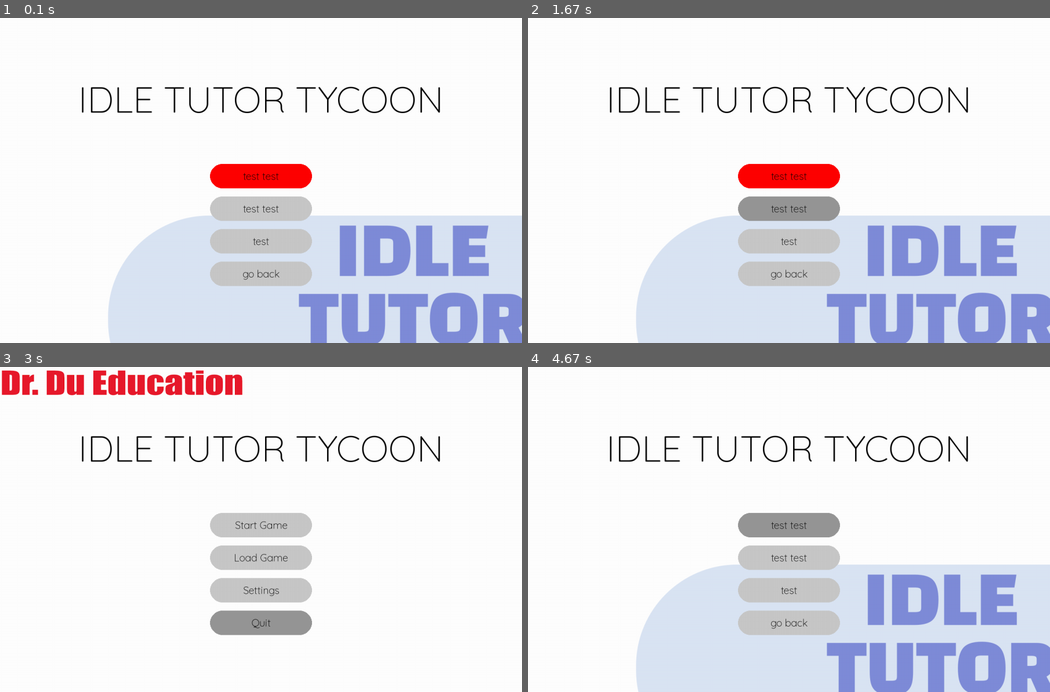
Above: before the commit, frames 1-4 (two rows, left to right).
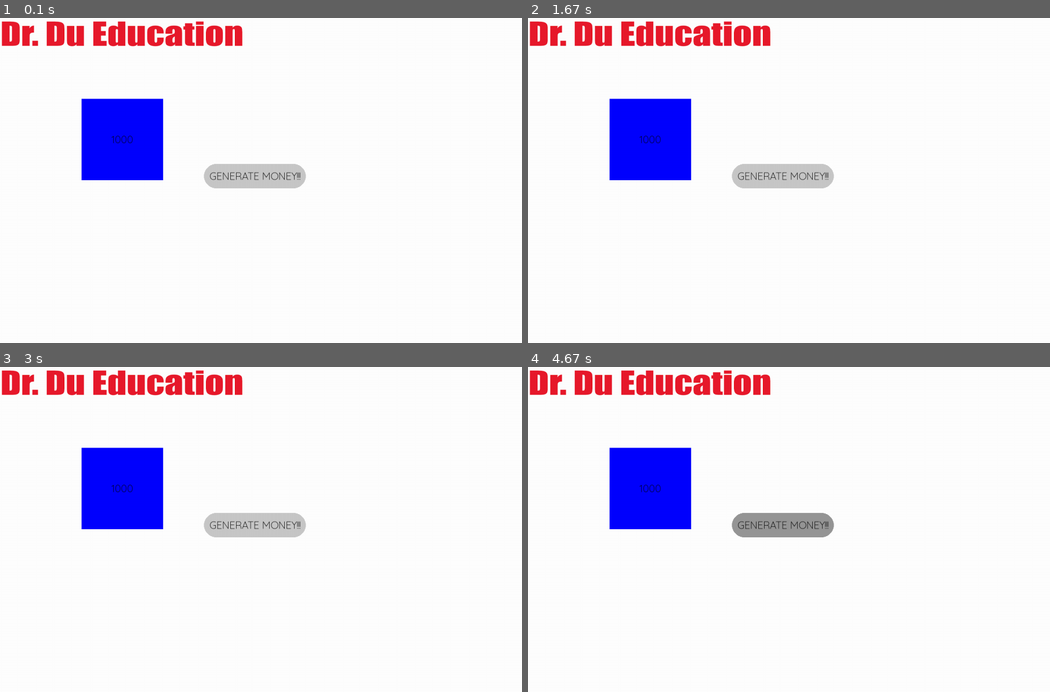
Above: after the commit, the same moments.

Repository: danzzzg1432/2025-major-work
Game: pygame game, started from main.py
Same seed, same stepped clock (60 frames per second), same inputs: the game is played once before the commit and once after it.
Inputs (mouse positions are in pixels of both pictures, inside the frame that each line leads up to):
- Up to frame 1 (0.1 s): no input
- Up to frame 2 (1.67 s): click (789, 180) at 0.38 s; click (789, 203) at 0.72 s
- Up to frame 3 (3 s): click (255, 526) at 2.05 s, where only the run after the commit has a clickable "GENERATE MONEY!!!"; click (234, 614) at 2.38 s
- Up to frame 4 (4.67 s): click (783, 526) at 3.22 s, where only the run after the commit has a clickable "GENERATE MONEY!!!"; click (924, 500) at 3.55 s; click (783, 526) at 4.38 s, where only the run after the commit has a clickable "GENERATE MONEY!!!"

The runs differ from the first frame. In frame 1, 40% of the frame differs, in the area x 0-100%, y 1-100%; in frame 2, 40%; in frame 3, 9.4%; in frame 4, 38%.

Commit message:
Enhances button functionality and adds testing state
Introduces callback support for buttons to encapsulate actions.
Adds a new 'Testing' game state with UI elements and functionality.
Refactors MainMenu and GameMenu to utilise button callbacks.
Introduces CreateFrect class for flexible screen element rendering.
Adds initial setup for money display and updates in Testing state.

Improves code organisation and debugging capabilities.

Diff:
--- a/game_classes.py
+++ b/game_classes.py
@@ -3,30 +3,35 @@
 import sys
 # Button Class
 class Button: # global button class
-    def __init__(self, x, y, width, height, text, background_colour, font, text_colour):
+    def __init__(self, x, y, width, height, text, background_colour, font, text_colour, callback=None):
         self.rect = pygame.Rect(x, y, width, height)
         self.text = text
         self.colour = background_colour
         self.initial_colour = background_colour
         self.font = font
         self.text_colour = text_colour
-
-    def draw(self, screen):
+        self.callback = callback # calls a pre-defined function when a button is clicked, encapsulates button actions inside the button class itself
+
+    def draw(self, screen): # draws the button on the screen
         pygame.draw.rect(screen, self.colour, self.rect, border_radius=30)
         text_surf = self.font.render(self.text, True, self.text_colour)
         text_rect = text_surf.get_rect(center=self.rect.center)
         screen.blit(text_surf, text_rect)
 
-    def is_hovered(self, pos):
+    def is_hovered(self, pos): # checks if the mouse is hovering over the button
         return self.rect.collidepoint(pos)
+
+    def click(self): # calls the callback function when the button is clicked
+        if self.callback:
+            self.callback()
 
 class Generator:
     def __init__(self, name, rate, price, level=1, amount=0):
         self.rate = rate
         self.name = name
+        self.price = price
         self.level = level
         self.amount = amount
-        self.price = price
 
     def increase_amount(self):
         self.amount += 1
@@ -49,14 +54,13 @@
     def get_money(self):
         return self.money
 
-    def set_money(self, money):
-        self.money = money
-
+    def set_money(self, new_money):
+        self.money = new_money
 
 # Screens and Menus
 class StateManager: # global state manager
     def __init__(self, screen):
-        self.state = GAME_MENU # set initial state to main menu (for now)
+        self.state = TESTING # set initial state to main menu (for now)
         self.states = {
             MAIN_MENU: MainMenu(screen, self),
             GAME_MENU: GameMenu(screen, self),
@@ -65,6 +69,7 @@
             LOGIN_MENU: LoginMenu(screen, self),
             REGISTER_MENU: RegisterMenu(screen, self),
             HELP_MENU: HelpMenu(screen, self),
+            TESTING: Testing(screen, user, self)
             }
 
 
@@ -73,16 +78,13 @@
         pygame.display.set_caption(f"{GAME_TITLE} - {new_state.replace('_', ' ').title()}") # set the window title to the current state
 
 
-    def get_state(self): # get the current state of the game
+    def get_state(self): # get the current state of the game as a string.
         return self.state
 
-    # def register_state(self, state_name, state_object): # register a new state
-    #     self.states[state_name] = state_object
-
-    def get_state_object(self, state_name): # get the state object of a specific state (use case: returns current state object for the screen)
+    def get_state_object(self, state_name): # get the actual state OBJECT of a specific state
         return self.states.get(state_name, None)
 
-    def __str__(self):
+    def __str__(self): # debugging line to print all states and their types
         state_names = {key: type(value).__name__ for key, value in self.states.items()}
         return f"Current States: {self.state}, States: {state_names}" # debugging line
 class MainMenu: # Main menu class
@@ -99,16 +101,15 @@
         self.screen.blit(title_surf, title_rect)
 
 
-    def create_buttons(self):
-        main_button_x = (SCREEN_WIDTH - BUTTON_WIDTH) // 2
+    def create_buttons(self): # probably not the most optimised way to carry about this but its ok
         return [
-            Button(main_button_x, 360, BUTTON_WIDTH, BUTTON_HEIGHT, "Start Game", GRAY, self.button_font, BLACK),
-            Button(main_button_x, 440, BUTTON_WIDTH, BUTTON_HEIGHT, "Load Game", GRAY, self.button_font, BLACK),
-            Button(main_button_x, 520, BUTTON_WIDTH, BUTTON_HEIGHT, "Settings", GRAY, self.button_font, BLACK),
-            Button(main_button_x, 600, BUTTON_WIDTH, BUTTON_HEIGHT, "Quit", GRAY, self.button_font, BLACK)
+            Button(main_button_x, 360, BUTTON_WIDTH, BUTTON_HEIGHT, "Start Game", GRAY, self.button_font, BLACK, callback=lambda: self.state_manager.set_state(GAME_MENU)),
+            Button(main_button_x, 440, BUTTON_WIDTH, BUTTON_HEIGHT, "Load Game", GRAY, self.button_font, BLACK, callback=self.load_game),
+            Button(main_button_x, 520, BUTTON_WIDTH, BUTTON_HEIGHT, "Settings", GRAY, self.button_font, BLACK, callback=self.settings),
+            Button(main_button_x, 600, BUTTON_WIDTH, BUTTON_HEIGHT, "Quit", GRAY, self.button_font, BLACK, callback=self.quit_game)
         ]
 
-    def handle_events(self, events):
+    def handle_events(self, events): # handle events for the main menu
         for event in events:
             if event.type == pygame.QUIT:
                 pygame.quit()
@@ -117,15 +118,7 @@
                 mouse_pos = pygame.mouse.get_pos()
                 for button in self.buttons:
                     if button.is_hovered(mouse_pos):
-                        if button.text == "Quit":
-                            pygame.quit()
-                            sys.exit()
-                        elif button.text == "Start Game":
-                            self.state_manager.set_state(GAME_MENU)  # Start the game
-                        elif button.text == "Settings":
-                            pass
-                        elif button.text == "Load Game":
-                            pass
+                        button.click()
         return True
 
     def update(self):
@@ -143,6 +136,17 @@
         for button in self.buttons:
             button.draw(self.screen)
         pygame.display.flip()
+
+    def load_game(self):
+        pass
+
+    def settings(self):
+        pass
+
+    def quit_game(self):
+        pygame.quit()
+        sys.exit()
+
 class GameMenu: # Game menu class, mostly placeholder for now
     def __init__(self, screen, state_manager):
         self.screen = screen
@@ -160,10 +164,10 @@
     def create_buttons(self):
         main_button_x = (SCREEN_WIDTH - BUTTON_WIDTH) // 2
         return [
-            Button(main_button_x, 360, BUTTON_WIDTH, BUTTON_HEIGHT, "test test", "Red", self.button_font, BLACK),
-            Button(main_button_x, 440, BUTTON_WIDTH, BUTTON_HEIGHT, "test test", GRAY, self.button_font, BLACK),
-            Button(main_button_x, 520, BUTTON_WIDTH, BUTTON_HEIGHT, "test", GRAY, self.button_font, BLACK),
-            Button(main_button_x, 600, BUTTON_WIDTH, BUTTON_HEIGHT, "go back", GRAY, self.button_font, BLACK)
+            Button(main_button_x, 360, BUTTON_WIDTH, BUTTON_HEIGHT, "test test", "Red", self.button_font, BLACK,callback=None),
+            Button(main_button_x, 440, BUTTON_WIDTH, BUTTON_HEIGHT, "test test", GRAY, self.button_font, BLACK,callback=None),
+            Button(main_button_x, 520, BUTTON_WIDTH, BUTTON_HEIGHT, "test", GRAY, self.button_font, BLACK,callback=None),
+            Button(main_button_x, 600, BUTTON_WIDTH, BUTTON_HEIGHT, "go back", GRAY, self.button_font, BLACK,callback=lambda: self.state_manager.set_state(MAIN_MENU)) # lambda creates a temp anonymous function
         ]
 
     def handle_events(self, events):
@@ -175,8 +179,7 @@
                 mouse_pos = pygame.mouse.get_pos()
                 for button in self.buttons:
                     if button.is_hovered(mouse_pos):
-                        if button.text == "go back":
-                            self.state_manager.set_state(MAIN_MENU)  # Go back to main menu
+                        button.click()
         return True
 
     def update(self):
@@ -281,10 +284,77 @@
         self.screen.fill(GRAY)
         pygame.display.flip()
 
-
-# class Testing:
-#     def __init__(self):
-#         self.buttons = self.create_buttons()
-
-
-#     def create_buttons(self):
+class CreateFrect:
+    def __init__(self, x, y, width, height, colour, image_path=None, id=None):
+        self.frect = pygame.FRect(x,y,width,height)
+        self.colour = colour
+        self.image = None
+        self.id = id
+
+        if image_path: # if an image path is provided, load the image and scale it to the size of the rect
+            self.image = pygame.image.load(image_path).convert_alpha()
+            self.image = pygame.transform.scale(self.image, (width, height))
+
+    def draw(self, screen): # draw the rect on the screen
+        if self.image:
+            screen.blit(self.image, self.frect)
+        else:
+            pygame.draw.rect(screen, self.colour, self.frect)
+
+
+# testing generator class with a temp menu + sort of randomly testing stuff too
+user = User(1000)
+andyparam = Generator("Andy Param", 10, 100, 1, 1)
+class Testing:
+    def __init__(self, screen, user, state_manager):
+        self.screen = screen
+        self.state_manager = state_manager
+        self.button_font = pygame.font.Font(LOGO_FONT, MAIN_MENU_BUTTON_SIZE)
+        self.buttons = self.create_buttons()
+        self.user = user
+        self.screen_elements = {
+            "money_display": CreateFrect(200, 200, 200, 200, "Blue", id="money_display",)
+        }
+
+    def create_buttons(self):
+        return [
+            Button(500, 360, BUTTON_WIDTH, BUTTON_HEIGHT, "GENERATE MONEY!!!", GRAY, self.button_font, BLACK, callback=None),
+            ]
+
+    def handle_events(self, events):
+        for event in events:
+            if event.type == pygame.QUIT:
+                pygame.quit()
+                sys.exit()
+            elif event.type == pygame.MOUSEBUTTONDOWN:
+                mouse_pos = pygame.mouse.get_pos()
+                for button in self.buttons:
+                    if button.is_hovered(mouse_pos):
+                        button.click()
+        return True
+
+
+    def update(self):
+        mouse_pos = pygame.mouse.get_pos()
+        for button in self.buttons:
+            if button.is_hovered(mouse_pos):
+                button.colour = DARK_GRAY
+            else:
+                button.colour = button.initial_colour
+
+    def render(self):
+        self.screen.fill(WHITE)  # Set background colour
+        self.screen.blit(main_menu_background) # load background image
+
+        for button in self.buttons:
+            button.draw(self.screen)
+        for element in self.screen_elements.values():
+            element.draw(self.screen)
+        user_money = self.button_font.render(str(user.money), True, "Black")
+
+        money_display_rect = self.screen_elements.get("money_display").frect # TODO FOR TOMORROW: get the rect of the money display and render the money in the middle of it, and create some method or function to update the money display rect in the screen_elements dict, so that it can be used in other menus too.
+        user_money_rect = user_money.get_rect(center=money_display_rect.center)
+        self.screen.blit(user_money, user_money_rect)  # render the money display centered in the rect
+
+
+        pygame.display.flip()
--- a/game_constants.py
+++ b/game_constants.py
@@ -31,6 +31,7 @@
 BUTTON_HEIGHT = 60
 BUTTON_SPACING = 20
 BUTTON_BORDER_RADIUS = 15
+main_button_x = (SCREEN_WIDTH - BUTTON_WIDTH) // 2
 
 # Game settings
 STARTING_MONEY = 1000
@@ -56,6 +57,7 @@
 LOGIN_MENU = "login_menu"
 REGISTER_MENU = "register_menu"
 HELP_MENU = "help_menu"
+TESTING = "testing"
 
 
 # Load Images
--- a/main.py
+++ b/main.py
@@ -11,32 +11,8 @@
 state_manager = StateManager(screen)
 pygame.display.set_caption(f"hi")
 
-
-
-
-# yup they were in fact redundant.
-# main_menu = MainMenu(screen, state_manager)
-# main_game = GameMenu(screen, state_manager)
-# settings_menu = SettingsMenu(screen, state_manager)
-# shop_menu = ShopMenu(screen, state_manager)
-# login_menu = LoginMenu(screen, state_manager)
-# register_menu = RegisterMenu(screen, state_manager)
-# help_menu = HelpMenu(screen, state_manager)
-
-# # Register game states
-# state_manager.register_state(MAIN_MENU, main_menu)
-# state_manager.register_state(GAME_MENU, main_game)
-# state_manager.register_state(SETTINGS_MENU, settings_menu)
-# state_manager.register_state(SHOP_MENU, shop_menu)
-# state_manager.register_state(LOGIN_MENU, login_menu)
-# state_manager.register_state(REGISTER_MENU, register_menu)
-# state_manager.register_state(HELP_MENU, help_menu)
-
-# Other classes
-
-
 # debugging stuff
-DEBUG_MODE = False  # Set to False in release
+DEBUG_MODE = True  # Set to False in release
 
 if DEBUG_MODE:
     print(state_manager)  # print all registered states
@@ -55,15 +31,4 @@
         pygame.quit()
         sys.exit()
 
-    # # State manager / Main game loops
-    # current_state = state_manager.get_state()
-    # if current_state == MAIN_MENU:
-    #     main_menu_event_handler = main_menu.handle_events(events)
-    #     main_menu.update()
-    #     main_menu.render()
-    # elif current_state == GAME_MENU:
-    #     main_game_event_handler = main_game.handle_events(events)
-    #     main_game.update()
-    #     main_game.render()
-
     clock.tick(FPS)  # Control game speed
